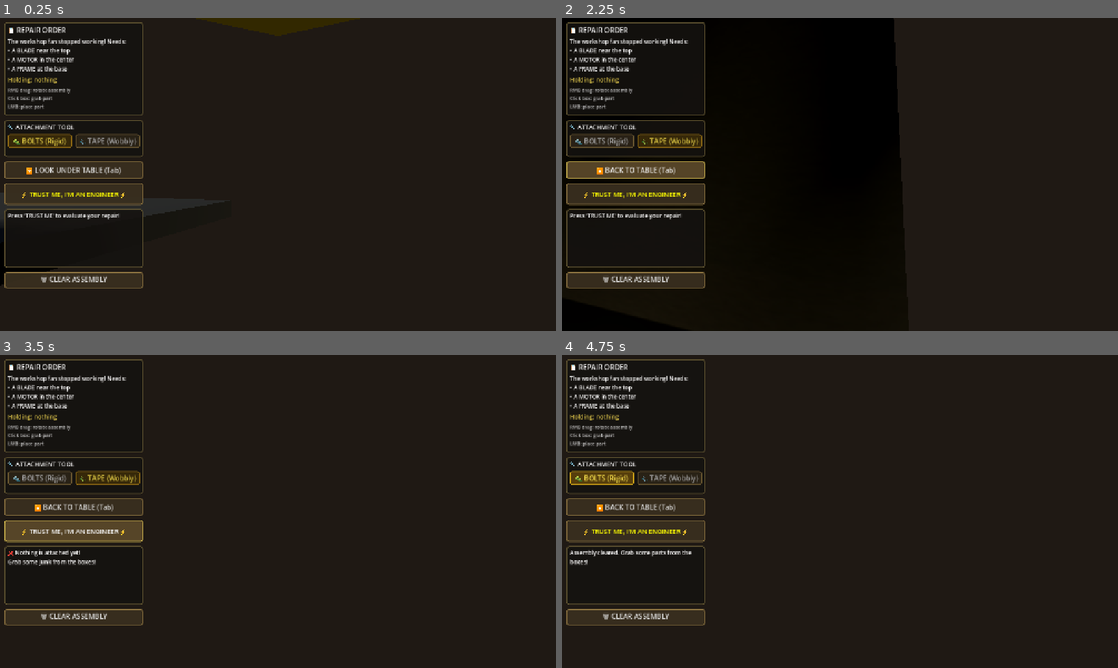
Above: before the commit, frames 1-4 (two rows, left to right).
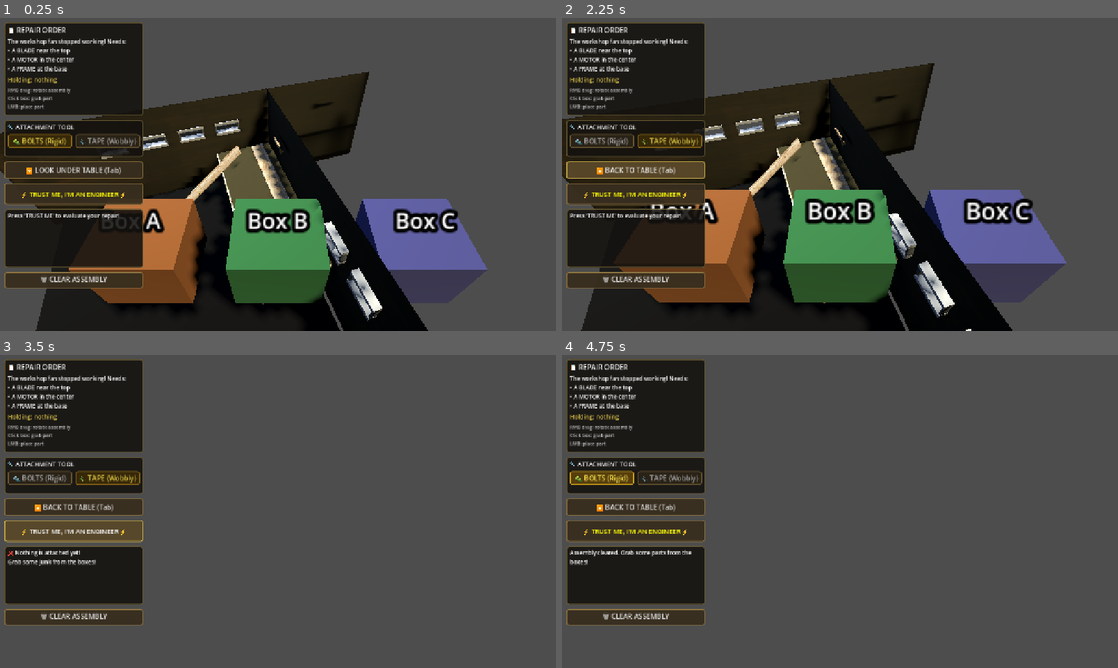
Above: after the commit, the same moments.

Repository: Eg0Ri4/slavik_repairer_simulator
Game: Godot game, scene res://scenes/Main.tscn
Same seed, same stepped clock (60 frames per second), same inputs: the game is played once before the commit and once after it.
Inputs:
- Up to frame 1 (0.25 s): no input
- Up to frame 2 (2.25 s): click "🔩 BOLTS (Rigid)" at 0.5 s; click "📎 TAPE (Wobbly)" at 1.25 s; click "🔽 LOOK UNDER TABLE (Tab)" at 2 s
- Up to frame 3 (3.5 s): click "⚡ TRUST ME, I'M AN ENGINEER ⚡" at 2.75 s
- Up to frame 4 (4.75 s): click "🗑 CLEAR ASSEMBLY" at 3.5 s; click "🔩 BOLTS (Rigid)" at 4.25 s

The runs differ from the first frame. In frame 1, 65% of the frame differs, in the area x 0-100%, y 0-100%; in frame 2, 68%; in frame 3, 81%; in frame 4, 81%.

Commit message:
Expose Table, Boxes, and Camera as nodes in Main.tscn for editor editing

Diff:
--- a/scenes/Main.tscn
+++ b/scenes/Main.tscn
@@ -1,6 +1,78 @@
-[gd_scene format=3 uid="uid://trust_me_main_scene"]
+[gd_scene load_steps=7 format=3 uid="uid://trust_me_main_scene"]
 
 [ext_resource type="Script" path="res://scripts/Main.gd" id="1_main"]
+[ext_resource type="Script" path="res://scripts/CameraController.gd" id="2_camera"]
+[ext_resource type="PackedScene" uid="uid://ce2b1ad4ebe1k" path="res://a garage with a work station.glb" id="3_garage"]
+[ext_resource type="Script" path="res://scripts/JunkBox.gd" id="4_box"]
+
+[sub_resource type="BoxShape3D" id="BoxShape3D_table"]
+size = Vector3(2, 0.12, 1.5)
 
 [node name="Main" type="Node3D"]
 script = ExtResource("1_main")
+
+[node name="DirectionalLight3D" type="DirectionalLight3D" parent="."]
+transform = Transform3D(0.573576, -0.696364, 0.43128, 0, 0.525322, 0.850903, -0.819152, -0.488057, 0.301314, 0, 0, 0)
+light_color = Color(1, 0.95, 0.8, 1)
+light_energy = 1.2
+shadow_enabled = true
+
+[node name="OmniLight3D" type="OmniLight3D" parent="."]
+transform = Transform3D(1, 0, 0, 0, 1, 0, 0, 0, 1, -1, 1.5, -0.5)
+light_color = Color(0.5, 0.6, 0.8, 1)
+light_energy = 0.8
+omni_range = 5.0
+
+[node name="CameraController" type="Node3D" parent="."]
+transform = Transform3D(1, 0, 0, 0, 0.707107, 0.707107, 0, -0.707107, 0.707107, 0, 1.4, 1.2)
+script = ExtResource("2_camera")
+table_position = Vector3(0, 1.4, 1.2)
+table_rotation_deg = Vector3(-45, 0, 0)
+under_table_position = Vector3(0, -0.7, 1.2)
+under_table_rotation_deg = Vector3(-20, 0, 0)
+
+[node name="Camera3D" type="Camera3D" parent="CameraController"]
+fov = 60.0
+near = 0.05
+far = 100.0
+
+[node name="GarageAndTable" parent="." instance=ExtResource("3_garage")]
+transform = Transform3D(0.943886, 0, 0.330273, 0, 1, 0, -0.330273, 0, 0.943886, -0.53302, -0.19935, -0.60585)
+
+[node name="TableStaticBody" type="StaticBody3D" parent="."]
+collision_mask = 0
+
+[node name="CollisionShape3D" type="CollisionShape3D" parent="TableStaticBody"]
+shape = SubResource("BoxShape3D_table")
+
+[node name="AssemblyPivot" type="Node3D" parent="."]
+transform = Transform3D(1, 0, 0, 0, 1, 0, 0, 0, 1, 0, 0.12, 0)
+groups=["assembly_pivot"]
+
+[node name="PivotBase" type="CSGCylinder3D" parent="AssemblyPivot"]
+radius = 0.22
+height = 0.015
+
+[node name="BoxA" type="StaticBody3D" parent="."]
+transform = Transform3D(1, 0, 0, 0, 1, 0, 0, 0, 1, -0.6, 0.235, 0.55)
+collision_layer = 4
+collision_mask = 0
+script = ExtResource("4_box")
+box_color = Color(0.55, 0.32, 0.14, 1)
+box_label = "Box A"
+
+[node name="BoxB" type="StaticBody3D" parent="."]
+transform = Transform3D(1, 0, 0, 0, 1, 0, 0, 0, 1, 0, 0.235, 0.55)
+collision_layer = 4
+collision_mask = 0
+script = ExtResource("4_box")
+box_color = Color(0.2, 0.45, 0.25, 1)
+box_label = "Box B"
+
+[node name="BoxC" type="StaticBody3D" parent="."]
+transform = Transform3D(1, 0, 0, 0, 1, 0, 0, 0, 1, 0.6, 0.235, 0.55)
+collision_layer = 4
+collision_mask = 0
+script = ExtResource("4_box")
+box_color = Color(0.3, 0.3, 0.55, 1)
+box_label = "Box C"
--- a/scripts/JunkBox.gd
+++ b/scripts/JunkBox.gd
@@ -1,3 +1,4 @@
+@tool
 ## JunkBox.gd
 ## A clickable box under the table that spawns random junk parts.
 class_name JunkBox
@@ -19,8 +20,14 @@
 	collision_layer = 4
 	collision_mask = 0
 
+	# Clean up previous editor generated nodes to avoid duplicates
+	for child in get_children():
+		if child.name in ["BoxMeshInstance", "BoxLabel3D", "BoxCollisionShape"]:
+			child.queue_free()
+
 	# Build visual box
 	_mesh_inst = MeshInstance3D.new()
+	_mesh_inst.name = "BoxMeshInstance"
 	var box_mesh := BoxMesh.new()
 	box_mesh.size = Vector3(0.4, 0.35, 0.35)
 	_mesh_inst.mesh = box_mesh
@@ -41,6 +48,7 @@
 
 	# Label above box
 	var label3d := Label3D.new()
+	label3d.name = "BoxLabel3D"
 	label3d.text = box_label
 	label3d.font_size = 18
 	label3d.position = Vector3(0, 0.25, 0)
@@ -49,12 +57,14 @@
 
 	# Collision shape
 	var col := CollisionShape3D.new()
+	col.name = "BoxCollisionShape"
 	var shape := BoxShape3D.new()
 	shape.size = Vector3(0.4, 0.35, 0.35)
 	col.shape = shape
 	add_child(col)
 
-	_populate_pool()
+	if not Engine.is_editor_hint():
+		_populate_pool()
 
 func _populate_pool() -> void:
 	# Create several predefined ItemData resources at runtime
--- a/scripts/Main.gd
+++ b/scripts/Main.gd
@@ -36,11 +36,22 @@
 
 # ── Lifecycle ────────────────────────────────────────────────────────────────
 func _ready() -> void:
-	_build_lighting()
-	_build_table()
-	_build_assembly_pivot()   # Must be before camera so group exists at CameraController._ready()
-	_build_boxes()
-	_build_camera()
+	# Reference existing nodes in the scene
+	camera_controller = $CameraController
+	assembly_pivot = $AssemblyPivot
+	table = get_node_or_null("GarageAndTable")
+	boxes = [$BoxA, $BoxB, $BoxC]
+
+	# Apply indicator material at runtime
+	var base: CSGCylinder3D = get_node_or_null("AssemblyPivot/PivotBase")
+	if base:
+		var base_mat := StandardMaterial3D.new()
+		base_mat.albedo_color = Color(0.7, 0.6, 0.1)
+		base_mat.emission_enabled = true
+		base_mat.emission = Color(0.6, 0.5, 0.05)
+		base_mat.emission_energy_multiplier = 0.3
+		base.material = base_mat
+
 	_build_systems()
 	_build_ui()
 	_setup_order()
@@ -49,121 +60,6 @@
 	GameState.camera_state_changed.connect(_on_camera_state_changed)
 	GameState.part_picked_up.connect(_on_part_picked_up)
 	GameState.part_placed.connect(_on_part_placed)
-
-# ── Scene construction ───────────────────────────────────────────────────────
-func _build_lighting() -> void:
-	var ambient := WorldEnvironment.new()
-	var env := Environment.new()
-	env.background_mode = Environment.BG_COLOR
-	env.background_color = Color(0.12, 0.10, 0.08)
-	env.ambient_light_color = Color(0.8, 0.75, 0.65)
-	env.ambient_light_energy = 0.6
-	ambient.environment = env
-	add_child(ambient)
-
-	var sun := DirectionalLight3D.new()
-	sun.rotation_degrees = Vector3(-55, 30, 0)
-	sun.light_color = Color(1.0, 0.95, 0.8)
-	sun.light_energy = 1.2
-	sun.shadow_enabled = true
-	add_child(sun)
-
-	var fill := OmniLight3D.new()
-	fill.position = Vector3(-1.0, 1.5, -0.5)
-	fill.light_color = Color(0.5, 0.6, 0.8)
-	fill.light_energy = 0.8
-	fill.omni_range = 5.0
-	add_child(fill)
-
-func _build_table() -> void:
-	# Load and instantiate the garage & workbench GLB model
-	var garage_scene := load("res://a garage with a work station.glb")
-	if garage_scene:
-		table = garage_scene.instantiate()
-		table.name = "GarageAndTable"
-		var basis := Basis(
-			Vector3(0.94388556, 0, 0.33027276),
-			Vector3(0, 1, 0),
-			Vector3(-0.33027276, 0, 0.94388556)
-		)
-		table.transform = Transform3D(
-			basis,
-			Vector3(-0.53302, -0.19935045, -0.6058504)
-		)
-		add_child(table)
-	else:
-		# Fallback: Table surface (the workbench top)
-		table = CSGBox3D.new()
-		table.name = "Table"
-		table.size = Vector3(2.0, 0.12, 1.5)
-		table.position = Vector3(0.0, 0.0, 0.0)
-		var table_mat := StandardMaterial3D.new()
-		table_mat.albedo_color = Color(0.45, 0.32, 0.20)
-		table_mat.roughness = 0.85
-		table.material = table_mat
-		add_child(table)
-
-	# Table static body for raycasting (so parts can land on it)
-	var table_static := StaticBody3D.new()
-	table_static.name = "TableStaticBody"
-	table_static.collision_layer = 1
-	table_static.collision_mask = 0
-	var ts_col := CollisionShape3D.new()
-	var ts_shape := BoxShape3D.new()
-	ts_shape.size = Vector3(2.0, 0.12, 1.5)
-	ts_col.shape = ts_shape
-	table_static.add_child(ts_col)
-	table_static.position = Vector3(0.0, 0.0, 0.0)
-	add_child(table_static)
-
-func _build_camera() -> void:
-	camera_controller = Node3D.new()
-	camera_controller.name = "CameraController"
-	camera_controller.set_script(load("res://scripts/CameraController.gd"))
-	add_child(camera_controller)
-
-	var cam := Camera3D.new()
-	cam.name = "Camera3D"
-	cam.fov = 60.0
-	cam.near = 0.05
-	cam.far = 100.0
-	camera_controller.add_child(cam)
-
-func _build_boxes() -> void:
-	# Position the boxes in a horizontal row neatly in front of the assembly station
-	var box_configs: Array[Dictionary] = [
-		{"pos": Vector3(-0.6, 0.235, 0.55), "color": Color(0.55, 0.32, 0.14), "label": "Box A"},
-		{"pos": Vector3(0.0,  0.235, 0.55), "color": Color(0.20, 0.45, 0.25), "label": "Box B"},
-		{"pos": Vector3(0.6,  0.235, 0.55), "color": Color(0.30, 0.30, 0.55), "label": "Box C"},
-	]
-
-	for cfg in box_configs:
-		var box := JunkBox.new()
-		box.position = cfg["pos"]
-		box.box_color = cfg["color"]
-		box.box_label = cfg["label"]
-		add_child(box)
-		boxes.append(box)
-
-func _build_assembly_pivot() -> void:
-	assembly_pivot = Node3D.new()
-	assembly_pivot.name = "AssemblyPivot"
-	assembly_pivot.position = Vector3(0.0, 0.12, 0.0)
-	assembly_pivot.add_to_group("assembly_pivot")
-	add_child(assembly_pivot)
-
-	# A small base indicator on the table
-	var base := CSGCylinder3D.new()
-	base.name = "PivotBase"
-	base.radius = 0.22
-	base.height = 0.015
-	var base_mat := StandardMaterial3D.new()
-	base_mat.albedo_color = Color(0.7, 0.6, 0.1)
-	base_mat.emission_enabled = true
-	base_mat.emission = Color(0.6, 0.5, 0.05)
-	base_mat.emission_energy_multiplier = 0.3
-	base.material = base_mat
-	assembly_pivot.add_child(base)
 
 func _build_systems() -> void:
 	attachment_system = AttachmentSystem.new()
